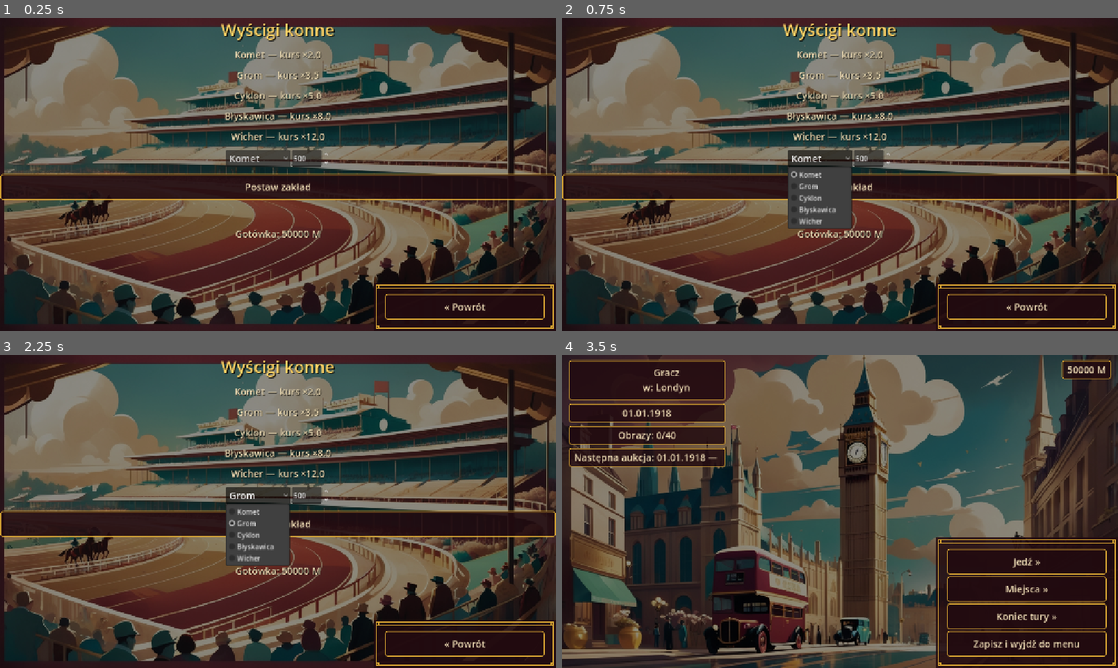
Above: before the commit, frames 1-4 (two rows, left to right).
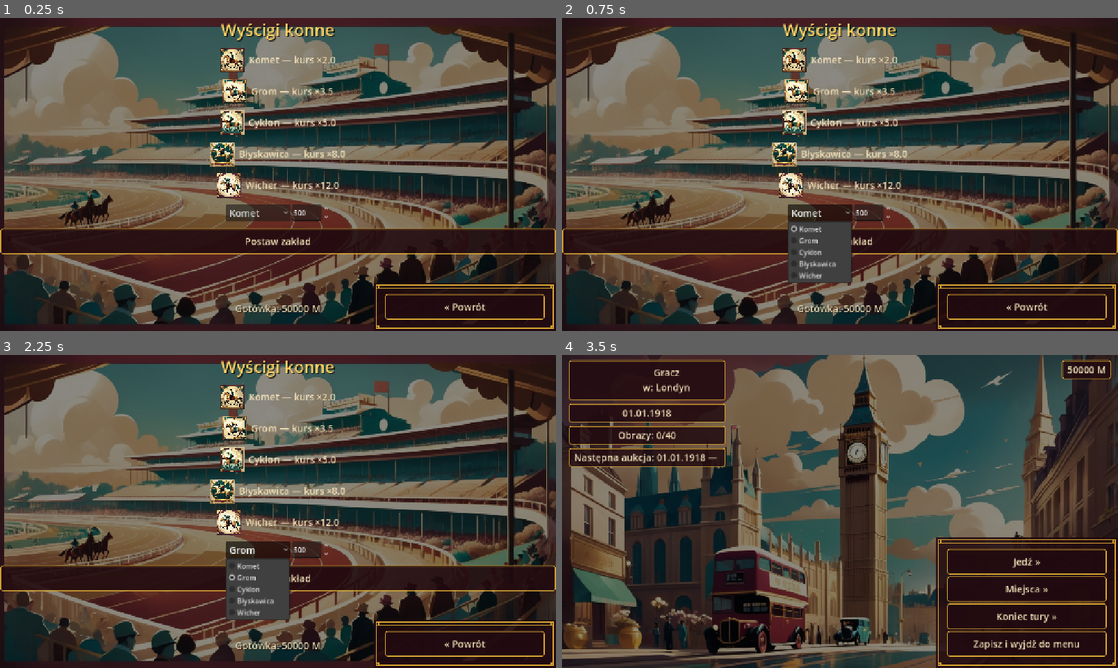
Above: after the commit, the same moments.

Repository: cinekm20/the-forger-retro-tycoon
Game: Godot game, scene res://scenes/races/Races.tscn
The game is run twice, just before and just after one commit, with the same random seed, the same clock (stepped at 60 frames per second) and the same inputs. This scene is started directly instead of the project's main scene.
Inputs:
- Up to frame 1 (0.25 s): no input
- Up to frame 2 (0.75 s): click "Komet" at 0.5 s
- Up to frame 3 (2.25 s): click "Postaw zakład" at 1.25 s; click "Grom" at 2 s
- Up to frame 4 (3.5 s): click "« Powrót" at 2.75 s

The runs differ from the first frame. In frame 1, 19% of the frame differs, in the area x 0-100%, y 9-95%; in frame 2, 20%; in frame 3, 20%; in frame 4, nothing differs.

Commit message:
Races: podepnij portrety koni, ogranicz zakłady do raz na turę
Zgłoszenie użytkownika: (1) podepnij wgrane grafiki koni; (2) wyścigi nie
mogą być dostępne bez ograniczeń w obrębie jednej tury — bez limitu dało
się postawić nieskończenie wiele zakładów naraz.

Races.gd: HORSES dostaje pole "image" (art/horses/<koń>.jpg, z cichym
fallbackiem na brak obrazka jak wszędzie indziej), portret pokazywany
obok kursu każdego konia.

Players.gd: nowy last_race_day (płaska tablica jak player_days, NIE
migawkowana) + days_since_last_race()/record_race() — limit
Players.DAYS_PER_TURN (7 dni, TA SAMA stała co skok "Koniec tury") liczony
WŁASNYM czasem aktywnego gracza. Sentinel -DAYS_PER_TURN pozwala na
pierwszy zakład od razu po starcie nowej gry.

Races.gd: przycisk "Postaw zakład" disabled w trakcie odliczania, osobny
cooldown_label (nie result_label — żeby nie zamazywać wyniku właśnie
rozstrzygniętego wyścigu) pokazuje ile dni zostało.

SaveGame.gd: last_race_day zapisywane/wczytywane z tą samą migracją co
player_days (sentinel dla starych zapisów/zmiany liczby graczy).

Nowy test _test_races_cooldown_between_bets. docs/GDD.md pkt. 4.4 i
docs/GRAFIKA_LEONARDO.md (status koni, wiersz 10) zaktualizowane.

Co-Authored-By: Claude Sonnet 5 <noreply@anthropic.com>
Claude-Session: https://claude.ai/code/session_01WjdcGYSPdySvPA6GKCaWaN

Diff:
--- a/game/scenes/races/Races.gd
+++ b/game/scenes/races/Races.gd
@@ -1,18 +1,26 @@
 extends Control
 ## Wyścigi konne — zakłady rozstrzygane od razu (bez animacji, którą podepniemy
 ## po dojściu grafiki). Patrz GDD.md pkt. 4.4.
+##
+## Zgłoszone przez użytkownika: limit Players.DAYS_PER_TURN (7 dni, TA SAMA
+## stała co skok "Koniec tury") między zakładami — bez tego dało się postawić
+## nieskończenie wiele zakładów w obrębie jednej tury. Players.last_race_day/
+## days_since_last_race (Tor B, WŁASNY czas aktywnego gracza) pilnują tego
+## per gracz, patrz komentarz tam.
 
 const HORSES := [
-	{"name": "Komet", "odds": 2.0},
-	{"name": "Grom", "odds": 3.5},
-	{"name": "Cyklon", "odds": 5.0},
-	{"name": "Błyskawica", "odds": 8.0},
-	{"name": "Wicher", "odds": 12.0},
+	{"name": "Komet", "odds": 2.0, "image": "res://art/horses/komet.jpg"},
+	{"name": "Grom", "odds": 3.5, "image": "res://art/horses/grom.jpg"},
+	{"name": "Cyklon", "odds": 5.0, "image": "res://art/horses/cyklon.jpg"},
+	{"name": "Błyskawica", "odds": 8.0, "image": "res://art/horses/blyskawica.jpg"},
+	{"name": "Wicher", "odds": 12.0, "image": "res://art/horses/wicher.jpg"},
 ]
 
 var horse_option: OptionButton
 var bet_spin: SpinBox
+var bet_button: Button
 var result_label: Label
+var cooldown_label: Label
 var info_label: Label
 
 
@@ -30,8 +38,30 @@
 	ScreenHelpers.make_title(root, "Wyścigi konne")
 	ScreenHelpers.make_turn_indicator(root)
 
+	## Portret konia (wgrany, docs/GRAFIKA_LEONARDO.md §5) obok kursu — po
+	## cichu bez obrazka, jeśli plik jeszcze nie istnieje, tak jak wszystkie
+	## opcjonalne grafiki w tej grze.
 	for horse in HORSES:
-		ScreenHelpers.make_label(root, tr("%s — kurs ×%.1f") % [horse["name"], horse["odds"]])
+		var row := HBoxContainer.new()
+		row.alignment = BoxContainer.ALIGNMENT_CENTER
+		row.add_theme_constant_override("separation", 10)
+		root.add_child(row)
+
+		var portrait := TextureRect.new()
+		portrait.custom_minimum_size = Vector2(56, 56)
+		portrait.expand_mode = TextureRect.EXPAND_IGNORE_SIZE
+		portrait.stretch_mode = TextureRect.STRETCH_KEEP_ASPECT_CENTERED
+		portrait.mouse_filter = Control.MOUSE_FILTER_IGNORE
+		var image_path: String = horse["image"]
+		if ResourceLoader.exists(image_path):
+			portrait.texture = load(image_path)
+		row.add_child(portrait)
+
+		var label := Label.new()
+		label.text = tr("%s — kurs ×%.1f") % [horse["name"], horse["odds"]]
+		label.add_theme_font_size_override("font_size", ScreenHelpers.BODY_FONT_SIZE)
+		label.add_theme_color_override("font_color", ScreenHelpers.COLOR_CREAM)
+		row.add_child(label)
 
 	var bet_row := HBoxContainer.new()
 	bet_row.alignment = BoxContainer.ALIGNMENT_CENTER
@@ -51,9 +81,10 @@
 	bet_spin.value = 500
 	bet_row.add_child(bet_spin)
 
-	ScreenHelpers.make_button(root, "Postaw zakład", _on_bet_pressed)
+	bet_button = ScreenHelpers.make_button(root, "Postaw zakład", _on_bet_pressed)
 
 	result_label = ScreenHelpers.make_label(root, "")
+	cooldown_label = ScreenHelpers.make_label(root, "")
 	info_label = ScreenHelpers.make_label(root, "")
 
 	## Ozdobna skrzynka Art Deco w prawym dolnym rogu, TA SAMA co boczny
@@ -63,6 +94,7 @@
 	ScreenHelpers.make_boxed_back_button(self)
 
 	_update_info()
+	_update_cooldown_status()
 
 
 func _pick_winner_index() -> int:
@@ -83,6 +115,12 @@
 
 
 func _on_bet_pressed() -> void:
+	## Podwójne zabezpieczenie — przycisk i tak jest disabled w trakcie
+	## odliczania (patrz _update_cooldown_status), ale gdyby coś odświeżyło
+	## stan między kliknięciami, zakład i tak nie powinien przejść.
+	if Players.days_since_last_race() < Players.DAYS_PER_TURN:
+		return
+
 	var bet: float = bet_spin.value
 	if not Economy.spend(bet):
 		result_label.text = tr("Za mało gotówki na taki zakład.")
@@ -99,8 +137,20 @@
 	else:
 		result_label.text = tr("Wygrywa %s. Twój koń nie zwyciężył — zakład przepadł.") % winner["name"]
 
+	Players.record_race()
 	_update_info()
+	_update_cooldown_status()
 
 
 func _update_info() -> void:
 	info_label.text = tr("Gotówka: %.0f M") % Economy.player_money
+
+
+## Osobna od _update_info/result_label — zgłoszone przez użytkownika: limit
+## między zakładami. cooldown_label (nie result_label) dostaje ten komunikat,
+## żeby nie zamazywać wyniku WŁAŚNIE rozstrzygniętego wyścigu przy odświeżeniu
+## zaraz po _on_bet_pressed.
+func _update_cooldown_status() -> void:
+	var days_left := Players.DAYS_PER_TURN - Players.days_since_last_race()
+	bet_button.disabled = days_left > 0
+	cooldown_label.text = tr("Następny zakład możliwy za %d dni.") % days_left if days_left > 0 else ""
--- a/game/scripts/autoload/Players.gd
+++ b/game/scripts/autoload/Players.gd
@@ -49,6 +49,16 @@
 ## płaska tablica wystarcza.
 var player_days: Array[int] = [0]
 
+## Ostatni dzień (Players.player_days), w którym DANY gracz postawił zakład
+## na Wyścigach konnych (Races.gd) — zgłoszone przez użytkownika: wyścigi nie
+## mogą być dostępne bez ograniczeń w obrębie jednej tury, tylko "co jakiś
+## czas". Płaska tablica jak player_days (ten sam powód — nikt nie potrzebuje
+## "aktualnej wartości" cudzego ostatniego wyścigu, tylko wartości spod
+## dowolnego indeksu), NIE migawkowana. Sentinel -DAYS_PER_TURN (nie 0) na
+## starcie nowej gry, żeby PIERWSZY zakład był od razu możliwy, zamiast
+## czekać na "upływ" nieistniejącej poprzedniej tury.
+var last_race_day: Array[int] = [-DAYS_PER_TURN]
+
 
 func reset_new_game(count: int) -> void:
 	player_count = clampi(count, 1, MAX_PLAYERS)
@@ -58,12 +68,14 @@
 	player_avatar_variants.clear()
 	snapshots.clear()
 	player_days.clear()
+	last_race_day.clear()
 	for i in player_count:
 		player_names.append("Gracz %d" % (i + 1))
 		player_genders.append(GENDERS[0])
 		player_avatar_variants.append(AVATAR_VARIANTS[0])
 		snapshots.append(_empty_snapshot())
 		player_days.append(0)
+		last_race_day.append(-DAYS_PER_TURN)
 
 
 func is_multiplayer() -> bool:
@@ -115,6 +127,17 @@
 
 func get_player_day(index: int) -> int:
 	return player_days[index]
+
+
+## Ile dni upłynęło (Tor B, WŁASNY czas aktywnego gracza) od jego ostatniego
+## zakładu na wyścigach — patrz last_race_day wyżej i Races.gd, gdzie próg
+## DAYS_PER_TURN blokuje przycisk "Postaw zakład" dopóki nie minie.
+func days_since_last_race() -> int:
+	return active_day() - last_race_day[active_index]
+
+
+func record_race() -> void:
+	last_race_day[active_index] = active_day()
 
 
 func _empty_snapshot() -> Dictionary:
--- a/game/scripts/autoload/SaveGame.gd
+++ b/game/scripts/autoload/SaveGame.gd
@@ -37,6 +37,7 @@
 		"player_avatar_variants": Players.player_avatar_variants,
 		"player_snapshots": Players.snapshots,
 		"player_days": Players.player_days,
+		"last_race_day": Players.last_race_day,
 		"has_bodyguard": Security.has_bodyguard,
 		"next_auction_city": Auctions.next_auction_city,
 		"next_auction_day": Auctions.next_auction_day,
@@ -129,6 +130,18 @@
 	var player_days: Array[int] = []
 	player_days.assign(loaded_days)
 	Players.player_days = player_days
+	## Zapisy sprzed dodania limitu wyścigów (albo po zmianie liczby graczy)
+	## nie mają "last_race_day" — sentinel -DAYS_PER_TURN pozwala od razu
+	## postawić zakład, tak samo jak na starcie nowej gry (patrz
+	## Players.reset_new_game).
+	var loaded_race_days: Array = data.get("last_race_day", [])
+	if loaded_race_days.size() != Players.player_count:
+		loaded_race_days.clear()
+		for i in Players.player_count:
+			loaded_race_days.append(-Players.DAYS_PER_TURN)
+	var last_race_day: Array[int] = []
+	last_race_day.assign(loaded_race_days)
+	Players.last_race_day = last_race_day
 	Security.has_bodyguard = data.get("has_bodyguard", false)
 	Auctions.next_auction_city = data.get("next_auction_city", "")
 	Auctions.next_auction_day = data.get("next_auction_day", 0)
--- a/game/tests/run_tests.gd
+++ b/game/tests/run_tests.gd
@@ -56,6 +56,7 @@
 	_test_players_gender_and_avatar_selection()
 	_test_price_history_for_charts()
 	_test_players_days_diverge()
+	_test_races_cooldown_between_bets()
 	_test_shared_price_by_day()
 	_test_catching_up_player_does_not_double_world_drift()
 	_test_catching_up_player_gets_full_personal_consequences()
@@ -837,6 +838,25 @@
 	_assert(Players.get_player_day(0) == 10, "gracz 1 (aktywny) ma dzień 10 po własnej akcji")
 	_assert(Players.get_player_day(1) == 0, "gracz 2 pozostaje na dniu 0 (nie wykonał żadnej akcji)")
 	_assert(Players.get_player_day(0) != Players.get_player_day(1), "linie czasu graczy się rozjeżdżają")
+
+
+## Zgłoszone przez użytkownika: wyścigi konne (Races.gd) nie mogą być dostępne
+## bez ograniczeń w obrębie jednej tury — limit Players.DAYS_PER_TURN między
+## zakładami, liczony WŁASNYM czasem aktywnego gracza (Tor B).
+func _test_races_cooldown_between_bets() -> void:
+	print("-- Players: limit między zakładami na wyścigach (DAYS_PER_TURN) --")
+	Calendar.reset_new_game()
+	Players.reset_new_game(1)
+
+	_assert(Players.days_since_last_race() >= Players.DAYS_PER_TURN, "na starcie nowej gry pierwszy zakład jest od razu możliwy")
+	Players.record_race()
+	_assert(Players.days_since_last_race() == 0, "zaraz po zakładzie licznik wraca do zera")
+
+	Players.advance_active_player_time(3)
+	_assert(Players.days_since_last_race() == 3 and Players.days_since_last_race() < Players.DAYS_PER_TURN, "po 3 dniach limit jeszcze nie minął")
+
+	Players.advance_active_player_time(Players.DAYS_PER_TURN - 3)
+	_assert(Players.days_since_last_race() >= Players.DAYS_PER_TURN, "po pełnym DAYS_PER_TURN limit minął, kolejny zakład znów możliwy")
 
 
 ## Zgłoszone przez użytkownika: ceny na Giełdzie/Rynku mają być WSPÓLNE — ten
Not shown, changed: docs/GDD.md
Not shown, changed: docs/GRAFIKA_LEONARDO.md
